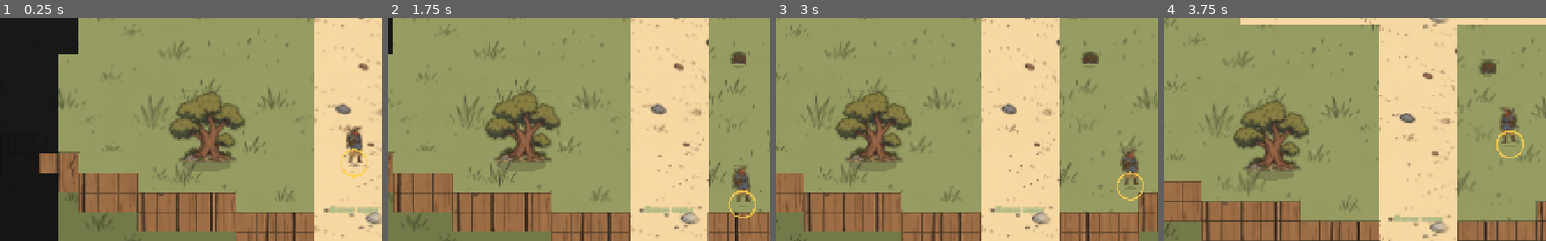
Above: before the commit, frames 1-4 (left to right).
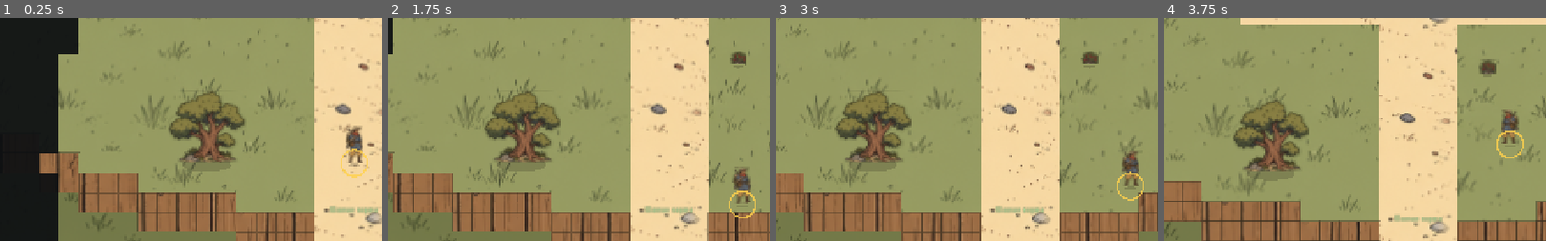
Above: after the commit, the same moments.

Repository: XI-Elf/Imagine
Game: Godot game, scene res://city/city_world.tscn
The game is run twice, just before and just after one commit, with the same random seed, the same clock (stepped at 60 frames per second) and the same inputs. This scene is started directly instead of the project's main scene.
Inputs (mouse positions are % of the whole screen's width and height, from its top left):
- Up to frame 1 (0.25 s): no input
- Up to frame 2 (1.75 s): tap Enter (ui_accept) at 0.5, 0.77, 1.52 s; move the mouse to (72, 45) at 0.52 s; hold Right (ui_right) 0.53-1.28 s; tap Keypad Enter at 0.6 s; click (72, 45) at 0.67 s; move the mouse to (30, 55) at 1.27 s; hold Down (ui_down) from 1.28 s (still down); tap Space at 1.35 s; click (30, 55) at 1.42 s
- Up to frame 3 (3 s): move the mouse to (60, 28) at 2.02 s; release Down (ui_down) at 2.03 s; hold Right (ui_right) 2.03-2.78 s; tap 1 at 2.1 s; click (60, 28) at 2.17 s; move the mouse to (45, 70) at 2.77 s; hold Up (ui_up) from 2.78 s (still down); tap 9 at 2.85 s; click (45, 70) at 2.92 s
- Up to frame 4 (3.75 s): tap Enter (ui_accept) at 3.02 s; move the mouse to (80, 65) at 3.52 s; release Up (ui_up) at 3.53 s; hold Left (ui_left) from 3.53 s (still down); tap L at 3.6 s; click (80, 65) at 3.67 s
The pictures show only the part of the screen within x 4-54%, y 21-71%; the shares and areas given below are measured in that part.

The runs differ from the first frame. In frame 1, less than 0.1% of the frame differs, in the area x 91-92%, y 49-50%; in frame 2, 0.2%; in frame 3, 0.2%; in frame 4, 0.3%, in the area x 87-93%, y 39-57%.

Commit message:
Черты характера снова меняют SPECIAL (±1, Мудрость → Восприятие)
Старые сохранения: прибавка черт не удваивается. Проверка звуков боя
смотрит взмахи до очереди ударов.

Co-Authored-By: Claude Opus 5.5 <noreply@anthropic.com>
Claude-Session: https://claude.ai/code/session_01JTZd7UPDEyNTsfEmvam5jP

Diff:
--- a/game/characters/hero_profile.gd
+++ b/game/characters/hero_profile.gd
@@ -2,7 +2,7 @@
 ## Создание героя. Кто он — по правилам сборки 09 (пол, возраст, происхождение, профессия, до 10 черт
 ## характера без противоположностей, мировоззрение, биография). Характеристики и навыки — по Fallout
 ## (characters/special.gd): SPECIAL от 5, 5 свободных очков, можно опустить до 1; 3 отмеченных навыка
-## (профессия предлагает свои); до 2 черт Fallout. Прошлое и черты характера SPECIAL не меняют, их «skills»
+## (профессия предлагает свои); до 2 черт Fallout. Черты характера меняют SPECIAL (stats, ±1), прошлое — нет; «skills»
 ## (уровни старых навыков пака) дают +5 % за уровень к навыку Fallout. Данные — creation.json, special.json.
 ## params: {name, gender, age, origin, profession, alloc: {stat: от 5}, tags: [навык], fo_traits: [id], traits: [id]}
 
@@ -94,6 +94,8 @@
 static func trait_text(t: String) -> String:
 	var d: Dictionary = R.trait_def(t)
 	var parts: Array = []
+	for k in d.get("stats", {}):
+		parts.append("%s %+d" % [S.stat_name(k), int(d["stats"][k])])
 	for k in d.get("skills", {}):
 		parts.append("%s %+d %%" % [S.skill_name(k), int(d["skills"][k]) * legacy_pct()])
 	for k in d.get("effects", {}):
@@ -174,13 +176,15 @@
 static func preview_actor(p: Dictionary) -> Actor:
 	var a := Actor.new("preview", String(p.get("name", "")), false, 1)
 	S.apply_creation(a, p.get("alloc", {}), p.get("tags", []), p.get("fo_traits", []))
+	var tl: Array = p.get("traits", [])
+	a.traits = tl.duplicate() if traits_valid(tl) == "" else []
 	var b: Dictionary = skill_bonus(p)
 	for k in b:
 		a.skills[k]["bonus"] = int(b[k])
 	return a
 
 
-## Характеристики по частям: {stat: {base (5 + очки), traits (черты Fallout), total}}
+## Характеристики по частям: {stat: {base (5 + очки), traits (черты характера и черты Fallout), total}}
 static func stat_parts(p: Dictionary) -> Dictionary:
 	var a: Actor = preview_actor(p)
 	var out: Dictionary = {}
--- a/game/characters/special.gd
+++ b/game/characters/special.gd
@@ -73,6 +73,11 @@
 	if skills().has(k):
 		return k
 	return String(sect("legacy_skills").get(k, k))
+
+
+## Черты характера сборки 09 (creation.json): их stats добавляются к SPECIAL
+static func char_traits() -> Dictionary:
+	return _load("creation.json").get("traits", {})
 
 
 static func traits() -> Dictionary:
@@ -126,10 +131,13 @@
 # =====================================================================
 # SPECIAL
 # =====================================================================
-## Действующее значение: база + черты и перки («Громила», «Развить…») + ночь для «Ночного создания»; 1–10
+## Действующее значение: база + черты характера (creation.json, stats) + черты Fallout и перки
+## («Громила», «Развить…») + ночь для «Ночного создания»; 1–10
 static func special(a: Actor, s: String) -> int:
 	var v: float = float(a.stats.get(s, int(data().get("base", 5))))
 	v += eff(a, "stat_" + s) + eff(a, "stats_all")
+	for t in a.traits:
+		v += float(char_traits().get(t, {}).get("stats", {}).get(s, 0))
 	if has(a, "night_person") and (s == "int" or s == "per"):
 		v += 1.0 if bool(a.last_env.get("night", false)) else -1.0
 	return clampi(int(v), int(data().get("min", 1)), int(data().get("max", 10)))
@@ -587,6 +595,12 @@
 			a.stats[s] = clampi(5 + int(st.get("luck", 0)), 1, 10)
 		else:
 			a.stats[s] = clampi(int(st.get(s, 4)) + 1, 1, 10)
+	# В старом сохранении прибавки черт характера уже внутри stats — вычесть, их добавит special()
+	for t in d.get("traits", []):
+		var ts: Dictionary = char_traits().get(String(t), {}).get("stats", {})
+		for s in ts:
+			if a.stats.has(s):
+				a.stats[s] = clampi(int(a.stats[s]) - int(ts[s]), 1, 10)
 	a.skills = empty_skills()
 	var xp: float = 0.0
 	var best: Dictionary = {}
--- a/game/data/characters/creation.json
+++ b/game/data/characters/creation.json
@@ -1,5 +1,5 @@
 {
- "_note": "Создание героя: пол, возраст, происхождение, проф …(200 unchanged characters)… ия предлагает свои), до 2 черт Fallout. Пол, возраст, происхождение, профессия и черты характера больше не меняют SPECIAL; их «skills» (уровни старых навыков пак …(92 unchanged characters)…
+ "_note": "Создание героя: пол, возраст, происхождение, проф …(200 unchanged characters)… ия предлагает свои), до 2 черт Fallout. Черты характера меняют SPECIAL (поле stats, ±1; бывшая Мудрость → Восприятие), итог в пределах 1–10. Пол, возраст, происхождение и профессия SPECIAL не меняют; их «skills» (уровни старых навыков пак …(92 unchanged characters)…
  "points": 5,
  "stat_base": 5,
  "stat_min": 1,
@@ -176,7 +176,10 @@
    "text": "Говорит как есть",
    "opp": "liar",
    "moral": 1,
-   "order": 1
+   "order": 1,
+   "stats": {
+    "cha": 1
+   }
   },
   "liar": {
    "title": "Лживый",
@@ -214,6 +217,9 @@
    "opp": "sickly",
    "effects": {
     "disease_chance": -0.2
+   },
+   "stats": {
+    "end": 1
    }
   },
   "sickly": {
@@ -223,25 +229,37 @@
    "opp": "hardy",
    "effects": {
     "disease_chance": 0.25
+   },
+   "stats": {
+    "end": -1
    }
   },
   "strong_build": {
    "title": "Крепкое сложение",
    "cost": 3,
    "text": "Широк в плечах",
-   "opp": "frail"
+   "opp": "frail",
+   "stats": {
+    "str": 1
+   }
   },
   "frail": {
    "title": "Хилый",
    "cost": -3,
    "text": "Слабое тело",
-   "opp": "strong_build"
+   "opp": "strong_build",
+   "stats": {
+    "str": -1
+   }
   },
   "nimble": {
    "title": "Проворный",
    "cost": 3,
    "text": "Быстрые руки и ноги",
-   "opp": "clumsy"
+   "opp": "clumsy",
+   "stats": {
+    "agi": 1
+   }
   },
   "clumsy": {
    "title": "Неуклюжий",
@@ -250,39 +268,57 @@
    "opp": "nimble",
    "effects": {
     "fall_chance": 0.5
+   },
+   "stats": {
+    "agi": -1
    }
   },
   "sharp": {
    "title": "Сообразительный",
    "cost": 3,
    "text": "Быстро схватывает",
-   "opp": "dull"
+   "opp": "dull",
+   "stats": {
+    "int": 1
+   }
   },
   "dull": {
    "title": "Туповатый",
    "cost": -3,
    "text": "Медленно соображает",
-   "opp": "sharp"
+   "opp": "sharp",
+   "stats": {
+    "int": -1
+   }
   },
   "prudent": {
    "title": "Рассудительный",
    "cost": 3,
    "text": "Сначала думает",
    "opp": "rash",
-   "order": 1
+   "order": 1,
+   "stats": {
+    "per": 1
+   }
   },
   "rash": {
    "title": "Опрометчивый",
    "cost": -2,
    "text": "Сначала делает",
    "opp": "prudent",
-   "order": -1
+   "order": -1,
+   "stats": {
+    "per": -1
+   }
   },
   "keen_eye": {
    "title": "Зоркий",
    "cost": 2,
    "text": "Видит далеко",
-   "opp": "nearsighted"
+   "opp": "nearsighted",
+   "stats": {
+    "per": 1
+   }
   },
   "nearsighted": {
    "title": "Близорукий",
@@ -297,13 +333,19 @@
    "title": "Обаятельный",
    "cost": 3,
    "text": "Располагает к себе",
-   "opp": "repulsive"
+   "opp": "repulsive",
+   "stats": {
+    "cha": 1
+   }
   },
   "repulsive": {
    "title": "Отталкивающий",
    "cost": -3,
    "text": "Неприятен людям",
-   "opp": "charming"
+   "opp": "charming",
+   "stats": {
+    "cha": -1
+   }
   },
   "pious": {
    "title": "Набожный",
@@ -359,7 +401,10 @@
    "cost": 2,
    "text": "Не теряет самообладания",
    "opp": "hot_tempered",
-   "order": 1
+   "order": 1,
+   "stats": {
+    "per": 1
+   }
   },
   "hot_tempered": {
    "title": "Вспыльчивый",
@@ -369,7 +414,10 @@
    "effects": {
     "power": 0.05
    },
-   "order": -1
+   "order": -1,
+   "stats": {
+    "cha": -1
+   }
   },
   "quiet": {
    "title": "Тихий",
--- a/game/tests/hero_checks.gd
+++ b/game/tests/hero_checks.gd
@@ -71,15 +71,15 @@
 	p["origin"] = "peasant"
 	p["profession"] = "smith"
 	# SPECIAL по Fallout: от 5, свободных 5; Ловкость опущена до 4 — ещё одно очко
-	p["alloc"] = {"str": 3, "per": 0, "end": 2, "cha": 0, "int": 1, "agi": -1, "luck": 0}
+	p["alloc"] = {"str": 2, "per": 1, "end": 2, "cha": 0, "int": 1, "agi": -1, "luck": 0}
 	p["traits"] = ["strong_build", "glutton", "honest"]
 	p["fo_traits"] = ["bruiser"]
 	ok(P.alloc_valid(p["alloc"]), "5 свободных очков распределены (одно взято у Ловкости)")
 	var parts: Dictionary = P.stat_parts(p)
-	# Сила: 5 + 3 очка + 2 «Громила» = 10 (предел); прошлое и черты характера SPECIAL не меняют
-	ok(int(parts["str"]["total"]) == 10 and int(parts["str"]["traits"]) == 2, "Сила по частям: %s" % parts["str"])
+	# Сила: 5 + 2 очка + 1 «Крепкое сложение» + 2 «Громила» = 10 (предел); прошлое SPECIAL не меняет
+	ok(int(parts["str"]["total"]) == 10 and int(parts["str"]["traits"]) == 3, "Сила по частям: %s" % parts["str"])
 	ok(int(parts["agi"]["total"]) == 4, "Ловкость опущена до 4: %s" % parts["agi"])
-	ok(int(parts["cha"]["total"]) == 5 and int(parts["luck"]["total"]) == 5, "Харизма и Удача — 5, как у всех: %s %s" % [parts["cha"], parts["luck"]])
+	ok(int(parts["cha"]["total"]) == 6 and int(parts["luck"]["total"]) == 5, "«Честный»: Харизма 6; Удача 5: %s %s" % [parts["cha"], parts["luck"]])
 	ok(not P.alloc_valid({"str": 6, "per": 0, "end": 0, "cha": 0, "int": 0, "agi": -1, "luck": 0}), "выше 10 нельзя")
 	ok(not P.alloc_valid({"str": 2, "per": 0, "end": 0, "cha": 0, "int": 0, "agi": 0, "luck": 0}), "не все очки — нельзя")
 	ok(P.profession_tags("smith") == ["repair", "melee", "barter"], "кузнец отмечает Ремесло, Холодное оружие, Торговлю")
--- a/game/tests/sfx_checks.gd
+++ b/game/tests/sfx_checks.gd
@@ -245,9 +245,12 @@
 		while bs.core.outcome == "" and g < 600:
 			bs.core.run_ai_turn()
 			g += 1
+		# Взмахи звучат сразу, удары — с задержкой из очереди; played хранит последние 64,
+		# поэтому взмахи смотрим до очереди (бой от SPECIAL длиннее: у героя 30 ОЗ)
+		var swung: bool = S.played.any(func(x): return String(x) == "swing" or String(x).begins_with("whoosh_"))
 		S._run_queue(2.0)
 		await create_timer(0.5).timeout
-		ok(S.played.any(func(x): return String(x) == "swing" or String(x).begins_with("whoosh_")), "в бою звучат взмахи " + str(S.played.slice(0, 8)))
+		ok(swung, "в бою звучат взмахи " + str(S.played.slice(0, 8)))
 		ok(S.played.any(func(x): return String(x).begins_with("step_gravel_")), "в бою шаги по клеткам")
 		await frames(2)
 		bs.leave()
--- a/game/tests/special_checks.gd
+++ b/game/tests/special_checks.gd
@@ -124,6 +124,12 @@
 	var g := Actor.new("g", "Одарённый")
 	g.fo_traits = ["gifted"]
 	ok(int(g.stat("luck")) == 6 and S.skill_value(g, "gambling") == 20 and S.skill_points_per_level(g) == 12, "Одарённый: +1 ко всем, −10 % навыкам, −5 очков")
+	var c := Actor.new("c", "Характер")
+	c.traits = ["strong_build", "prudent", "repulsive"]
+	ok(int(c.stat("str")) == 6 and int(c.stat("per")) == 6 and int(c.stat("cha")) == 4, "черты характера меняют SPECIAL (Мудрость → Восприятие)")
+	c.fo_traits = ["bruiser"]
+	c.stats["str"] = 9
+	ok(int(c.stat("str")) == 10, "итог не выше 10")
 	ok(S.traits_valid(["bruiser", "gifted"]) == "" and S.traits_valid(["bruiser", "gifted", "jinxed"]) != "", "не больше двух черт")
 
 
@@ -144,6 +150,9 @@
 	var old: Dictionary = {"id": "hero", "name": "Старый", "stats": {"str": 6, "agi": 4, "int": 4, "end": 5, "per": 4, "wis": 7, "cha": 4, "luck": -2},
 		"skills": {"survival": {"level": 3, "xp": 200.0}, "medicine": {"level": 1, "xp": 30.0}}}
 	ok(S.is_legacy(old), "старое сохранение распознано")
+	var old2: Dictionary = old.duplicate(true)
+	old2["traits"] = ["strong_build"]
+	ok(int(Actor.from_dict(old2).stat("str")) == 7, "старая прибавка черты не удваивается")
 	var a := Actor.from_dict(old)
 	ok(int(a.stat("str")) == 7 and int(a.stat("agi")) == 5 and int(a.stat("luck")) == 3, "характеристики: +1, Удача 5 + старая")
 	ok(a.skill_level("survival") == 3 and S.skill_value(a, "outdoorsman") == 35, "Выживание 3 → 35 %")
